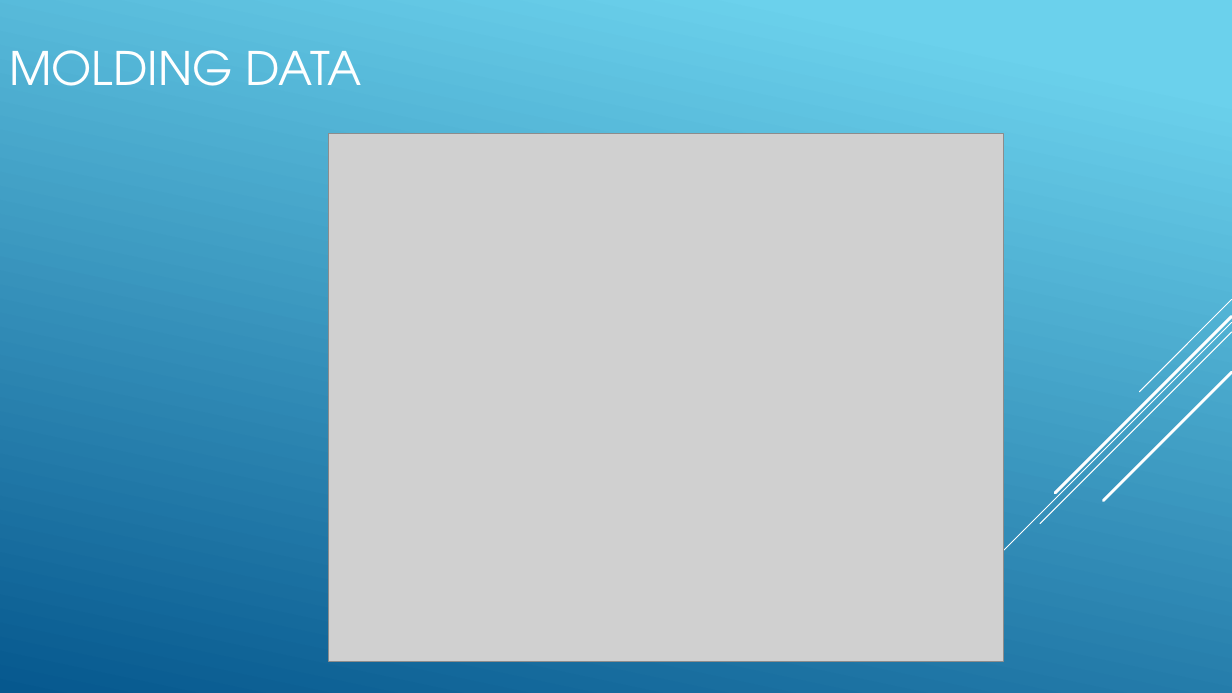
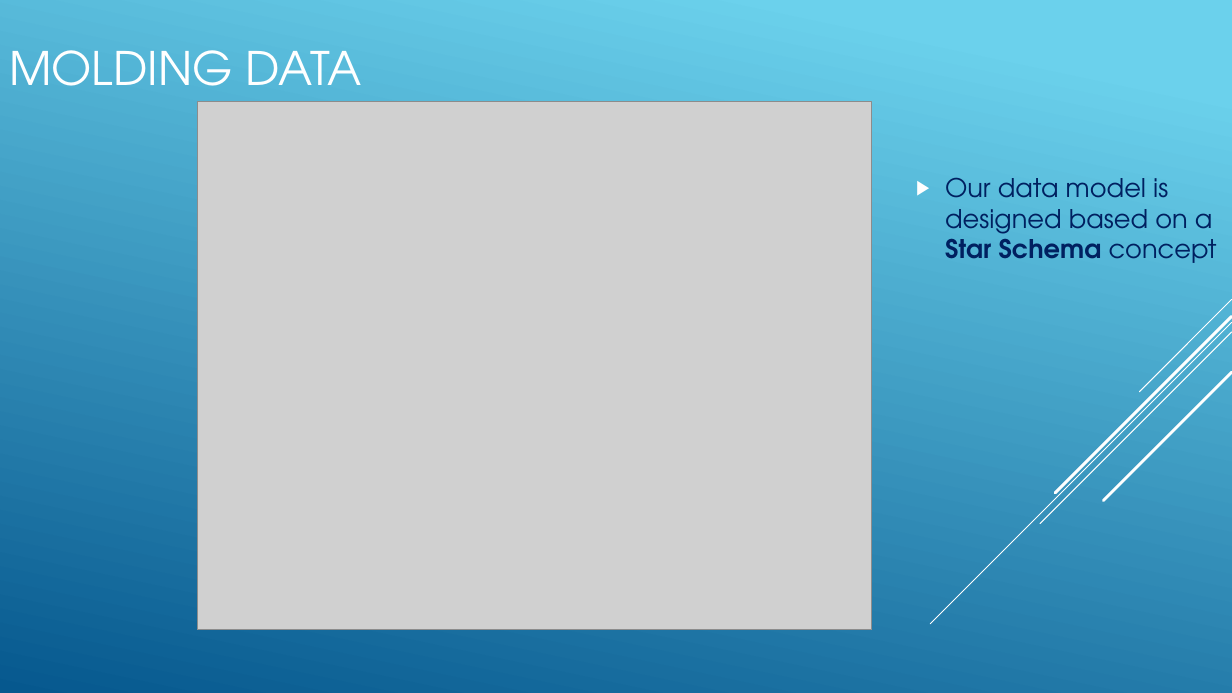
Before and after one commit to mohmedhasan1981/The-First, a slide deck: slide 3 of WWI.pptx (slide 5 before the commit). Drawn at 1232x693 pixels with LibreOffice and Linux fonts; fonts in the diff are those of the drawing; grey boxes stand for pictures. Boxes give left, top, right and bottom in pixels: in the first picture for what was removed or moved away, otherwise in the second. Text is boxed around its words. In the diff, an @@ line names an element or a change of style, - is before the commit and + after.

```diff
--- a/WWI.pptx
+++ b/WWI.pptx
@@ picture: place and size @@
-picture at [328,133,1003,661]
+picture at [197,102,872,629]
@@ text added at [945,177,1217,263], 20 pt, text #002060 @@
+▶ Our data model is designed based on a Star Schema concept
```
Also in this commit, not shown: 3 other slides changed, 14 slides added, 16 slides removed.
